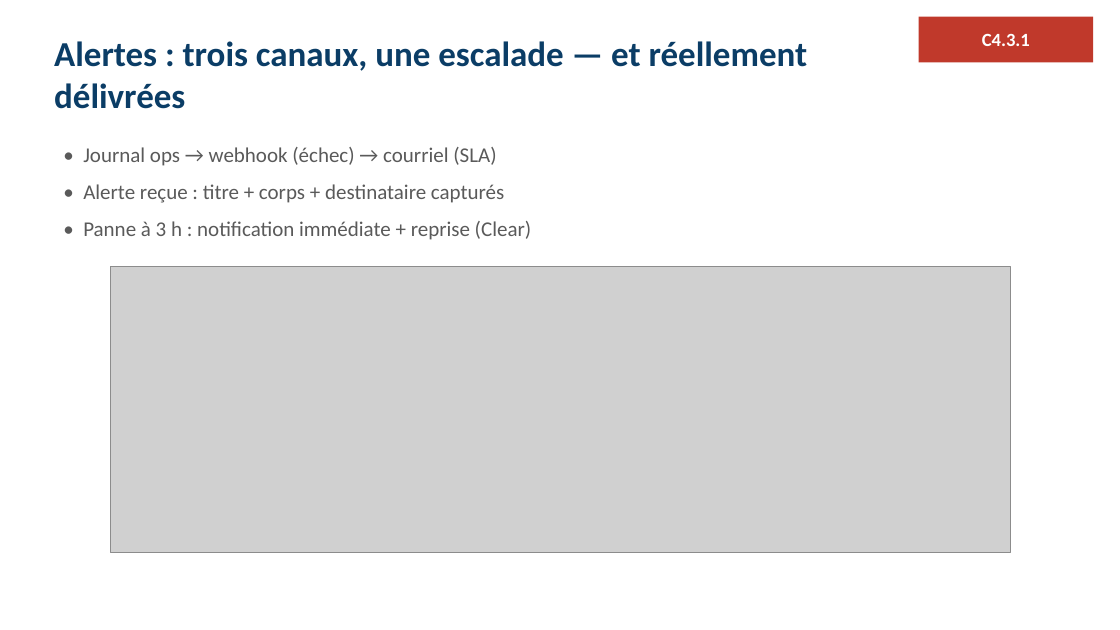
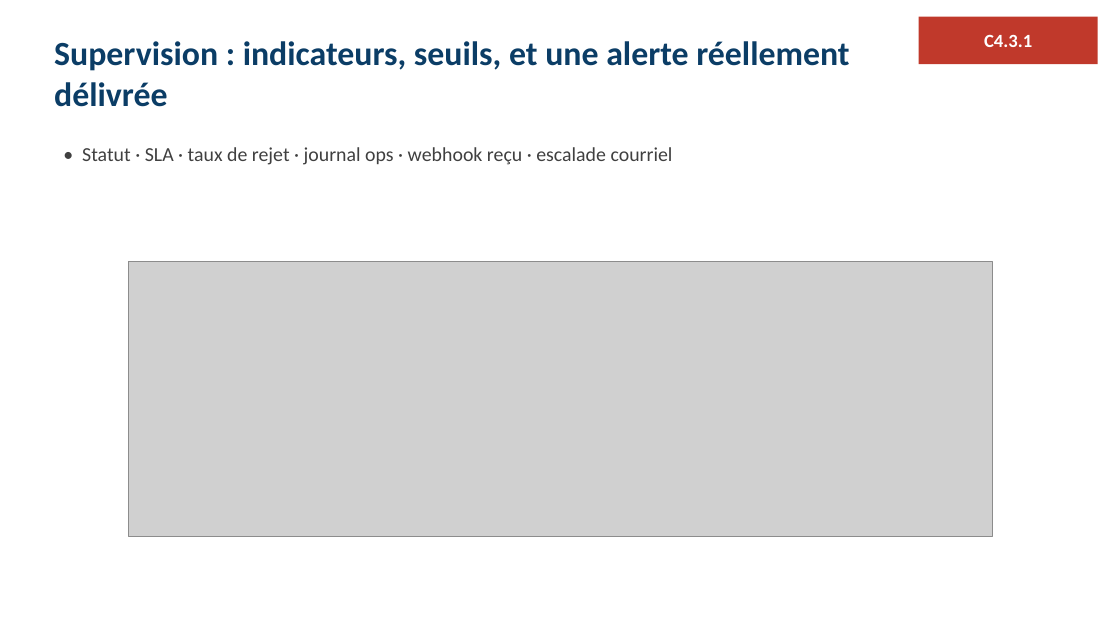
Before and after one commit to ratpiGene/ELT-Eckert, a slide deck: slide 12 of soutenance/support_eckert.pptx (slide 35 before the commit). Drawn at 1120x630 pixels with LibreOffice and Linux fonts; fonts in the diff are those of the drawing; grey boxes stand for pictures. Boxes give left, top, right and bottom in pixels: in the first picture for what was removed or moved away, otherwise in the second. Text is boxed around its words. In the diff, an @@ line names an element or a change of style, - is before the commit and + after.

```diff
--- a/soutenance/support_eckert.pptx
+++ b/soutenance/support_eckert.pptx
@@ rectangle "C4.3.1": place and size @@
-rectangle "C4.3.1" at (919,17,1094,63)
+rectangle "C4.3.1" at (919,17,1098,65)
@@ text at (54,41,849,107): text changed; size 30 to 29 pt @@
-Alertes : trois canaux, une escalade — et réellement délivrées
+Supervision : indicateurs, seuils, et une alerte réellement délivrée
@@ text at (82,147,673,165): text changed; size 18 to 17 pt; text colour #5A5A5A to #404040 @@
-• Journal ops → webhook (échec) → courriel (SLA)
-• Alerte reçue : titre + corps + destinataire capturés
-• Panne à 3 h : notification immédiate + reprise (Clear)
+• Statut · SLA · taux de rejet · journal ops · webhook reçu · escalade courriel
@@ picture: place and size @@
-picture at (110,266,1011,552)
+picture at (129,262,992,536)
```
Also in this commit, not shown: 19 other slides changed, 28 slides removed, 2 other files.
